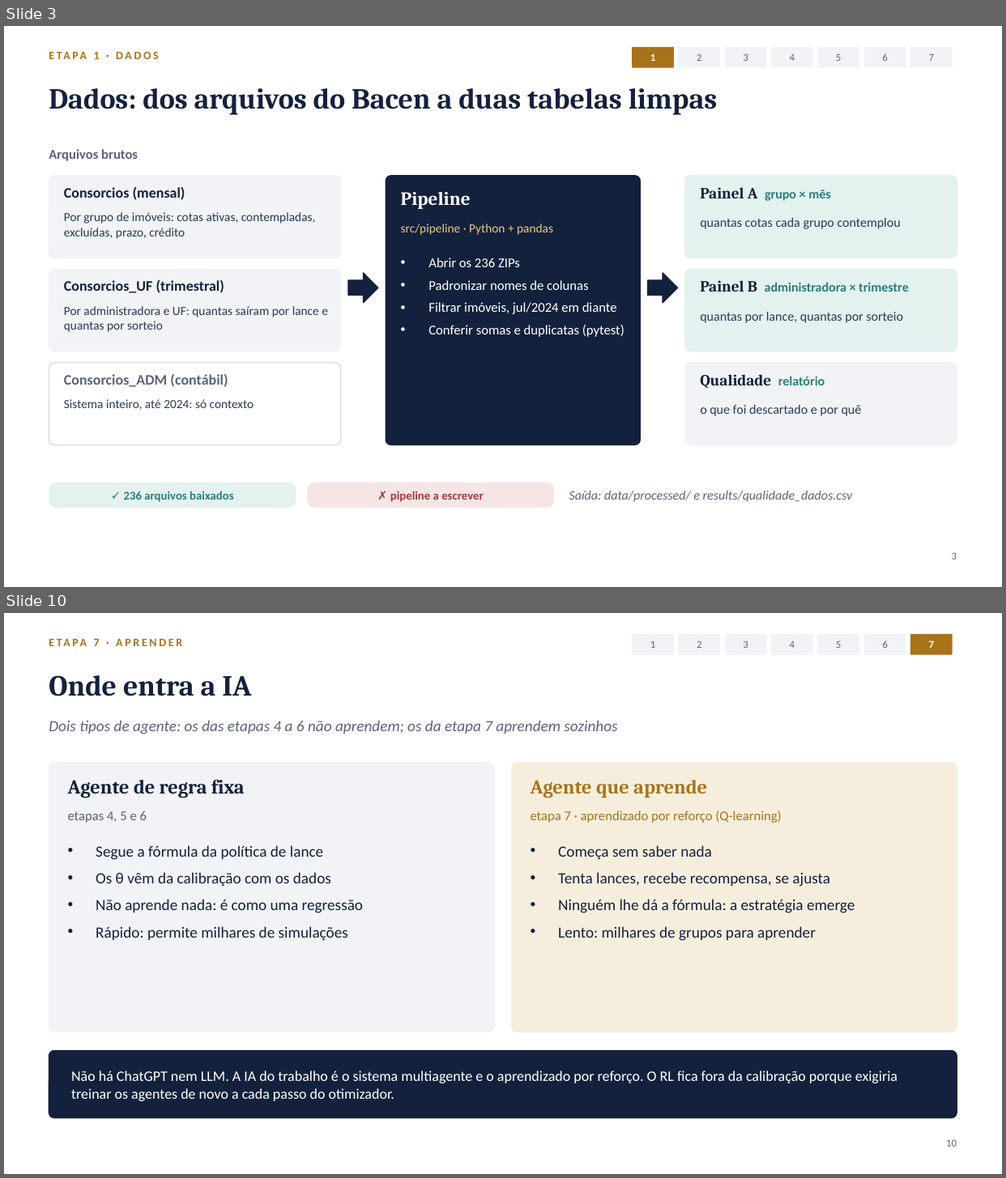
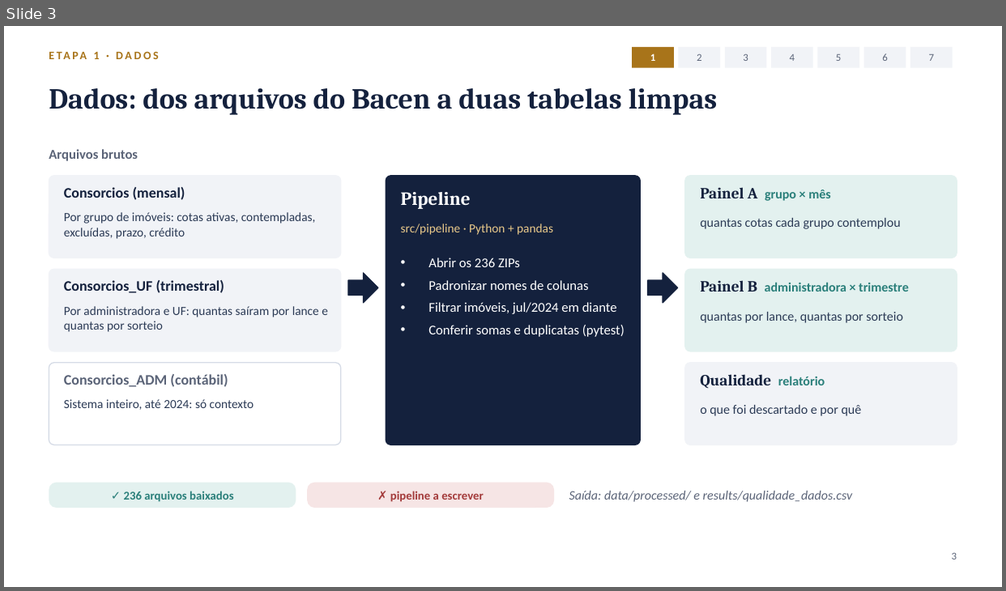
Before and after one commit to antonioffassini/tcc-consorcio, a slide deck: docs/apresentacao-metodologia.pptx. Shown one above the other, each under a label of ours: slides 3 and 10 before the commit, slide 3 after it; the slides between them are not shown. The pictures are 1006x1178 and 1006x591 pixels, drawn with LibreOffice and Linux fonts; fonts in the diff are those of the drawing. Boxes give left, top, right and bottom in pixels: in the first picture for what was removed or moved away, otherwise in the second. Text is boxed around its words. In the diff, an @@ line names an element or a change of style, - is before the commit and + after.

```diff
--- a/docs/apresentacao-metodologia.pptx
+++ b/docs/apresentacao-metodologia.pptx
@@ slide 10 removed at box(4, 613, 1002, 1174), background #FFFFFF @@
@@ rectangle removed at box(632, 634, 674, 655) @@
-1
@@ rectangle removed at box(679, 634, 720, 655) @@
-2
@@ rectangle removed at box(725, 634, 767, 655) @@
-3
@@ rectangle removed at box(771, 634, 813, 655) @@
-4
@@ rectangle removed at box(818, 634, 859, 655) @@
-5
@@ rectangle removed at box(864, 634, 906, 655) @@
-6
@@ rectangle removed at box(910, 634, 953, 655) @@
-7
@@ text removed at box(94, 639, 100, 646) @@
-ETAPA 7 · APRENDER
@@ text removed at box(49, 675, 251, 696) @@
-Onde entra a IA
@@ text removed at box(49, 720, 617, 735) @@
-Dois tipos de agente: os das etapas 4 a 6 não aprendem; os da etapa 7 aprendem sozinhos
@@ rounded rectangle removed at box(49, 763, 494, 1033) @@
@@ text removed at box(68, 779, 245, 798) @@
-Agente de regra fixa
@@ rounded rectangle removed at box(512, 763, 957, 1033) @@
@@ text removed at box(530, 780, 707, 798) @@
-Agente que aprende
@@ text removed at box(68, 811, 147, 823) @@
-etapas 4, 5 e 6
@@ text removed at box(530, 811, 781, 823) @@
-etapa 7 · aprendizado por reforço (Q-learning)
@@ text removed at box(96, 845, 363, 940) @@
-• Segue a fórmula da política de lance
-• Os θ vêm da calibração com os dados
-• Não aprende nada: é como uma regressão
-• Rápido: permite milhares de simulações
@@ text removed at box(558, 845, 854, 941) @@
-• Começa sem saber nada
-• Tenta lances, recebe recompensa, se ajusta
-• Ninguém lhe dá a fórmula: a estratégia emerge
-• Lento: milhares de grupos para aprender
@@ rounded rectangle removed at box(49, 1051, 957, 1118) @@
@@ text removed at box(71, 1071, 897, 1101) @@
-Não há ChatGPT nem LLM. A IA do trabalho é o sistema multiagente e o aprendizado por reforço. O RL fica fora da calibração porque exigiria treinar os agentes de novo a cada passo do otimizador.
@@ text removed at box(946, 1139, 957, 1147) @@
-10
```
Also in this commit, not shown: 12 slides changed, 2 slides added, 21 other files.
